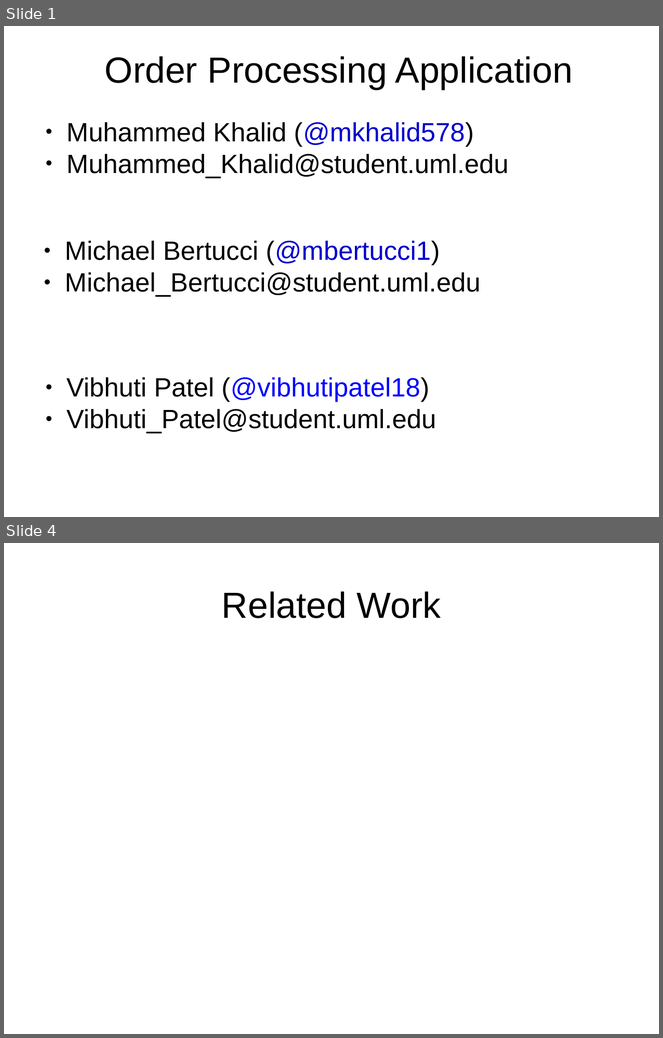
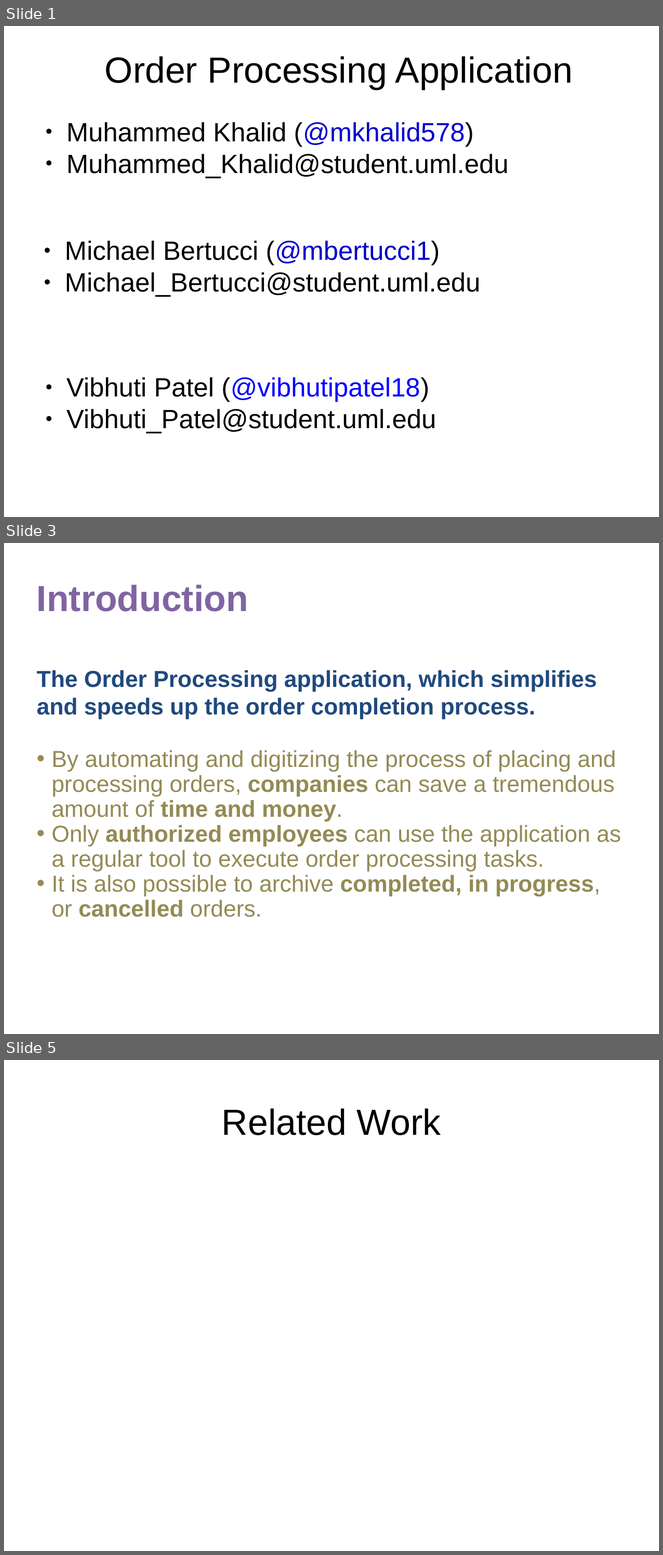
Before and after one commit to mkhalid578/orderProcessing, a slide deck: Project_Proposal.pptx. Shown one above the other, each under a label of ours: slides 1 and 4 before the commit, slides 1, 3 and 5 after it; the slides between them are not shown. The pictures are 663x1038 and 663x1555 pixels, drawn with LibreOffice and Linux fonts; fonts in the diff are those of the drawing. Boxes give left, top, right and bottom in pixels: in the first picture for what was removed or moved away, otherwise in the second. Text is boxed around its words. In the diff, an @@ line names an element or a change of style, - is before the commit and + after.

```diff
--- a/Project_Proposal.pptx
+++ b/Project_Proposal.pptx
@@ slide 3 added at bbox=[4, 543, 659, 1034], background #FFFFFF @@
@@ text added at bbox=[37, 585, 248, 612], 44 pt, text #8064A2, bold @@
+Introduction
@@ text added at bbox=[37, 670, 621, 917], 28 pt, text #948A54 @@
+The Order Processing application, which simplifies and speeds up the order completion process.
+• By automating and digitizing the process of placing and processing orders, companies can save a tremendous amount of time and money.
+• Only authorized employees can use the application as a regular tool to execute order processing tasks.
+• It is also possible to archive completed, in progress, or cancelled orders.
@@ what was slide 4 is now slide 5 @@
```
Also in this commit, not shown: 2 slides changed, 2 other slides added, 2 slides removed.
